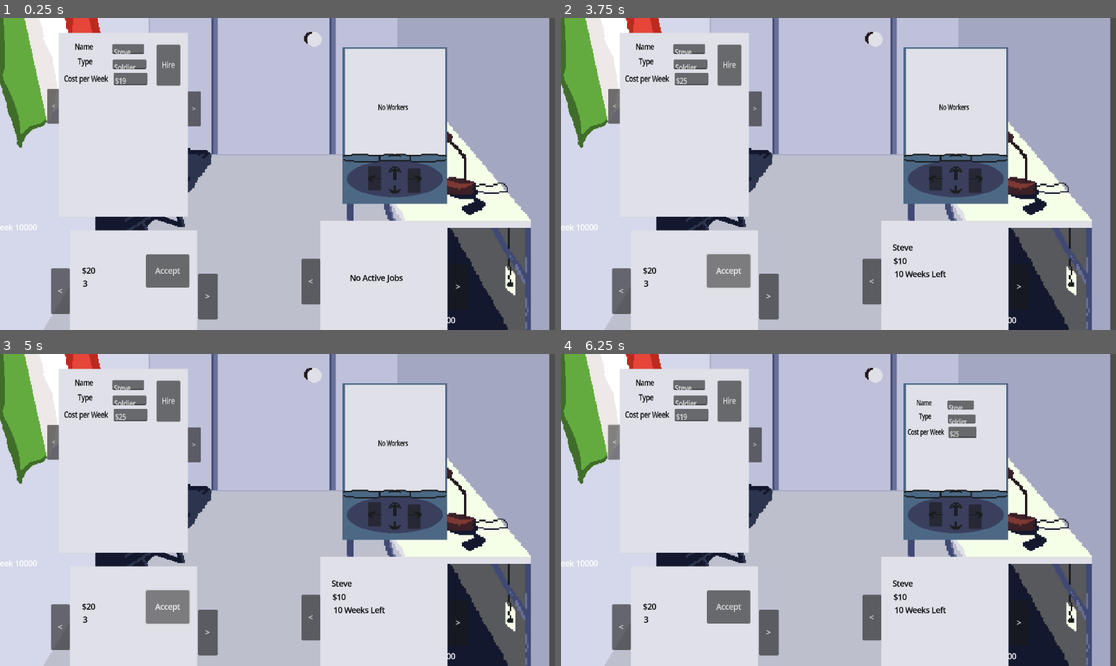
Above: before the commit, frames 1-4 (two rows, left to right).
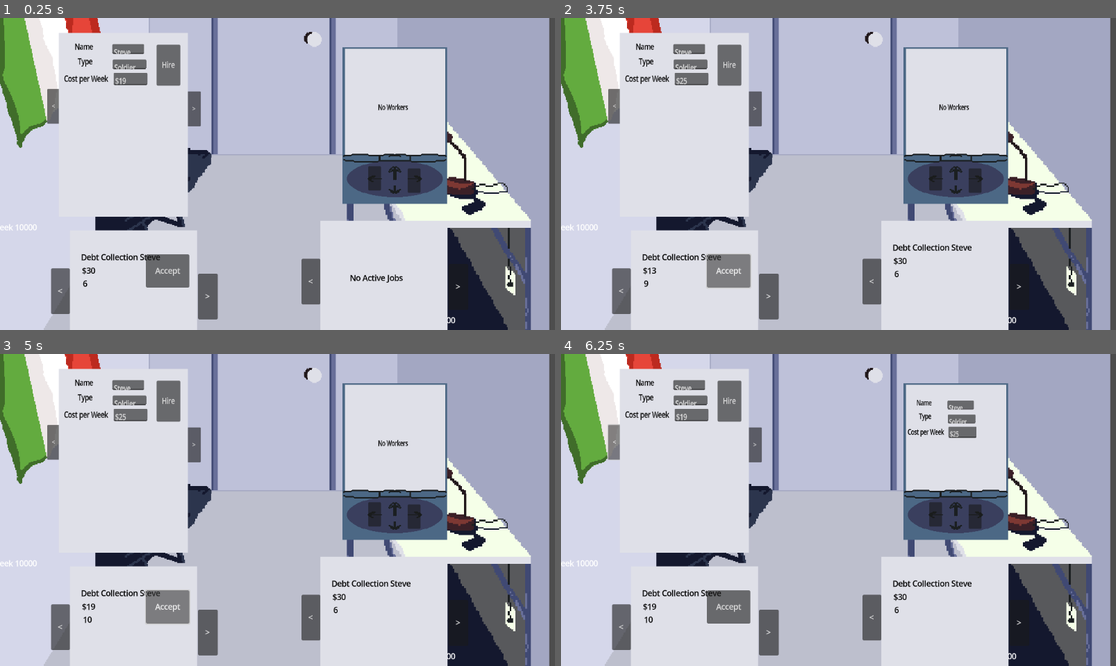
Above: after the commit, the same moments.

Repository: deruitda/ludum-dare-58
Game: Godot game, scene res://main.tscn
Two runs of this game, one before a commit and one after it. Both use one fixed random seed, a clock stepped at 60 frames per second and the inputs below.
Inputs (mouse positions are in pixels of both pictures, inside the frame that each line leads up to):
- Up to frame 1 (0.25 s): no input
- Up to frame 2 (3.75 s): click "<" at 0.5 s; click ">" at 1.25 s; click (932, 177) at 2 s; click (977, 180) at 2.75 s; click "Accept" at 3.5 s
- Up to frame 3 (5 s): click "Accept" at 4.25 s
- Up to frame 4 (6.25 s): click "Hire" at 5 s; click "<" at 5.75 s

The runs differ from the first frame. In frame 1, 0.2% of the frame differs, in the area x 14-29%, y 75-87%; in frame 2, 0.5%; in frame 3, 0.5%; in frame 4, 0.5%, in the area x 14-75%, y 72-87%.
Error in both runs: Out of bounds get index '-1' (on base: 'Array[Worker]') (res://desk/phone.gd:44)

Commit message:
some random ish

Diff:
--- a/desk/active_income_stream_binder.gd
+++ b/desk/active_income_stream_binder.gd
@@ -4,6 +4,7 @@
 @export var no_jobs_available_control: Control
 @export var jobs_available_control: Control
 @onready var active_income_streams_manager: ActiveIncomeStreamsManager
+@export var income_stream_view: IncomeStreamView
 
 func set_active_income_stream_manager(stream_manager: ActiveIncomeStreamsManager) -> void:
 	active_income_streams_manager = stream_manager
@@ -13,6 +14,7 @@
 
 func _on_income_stream_added(income_stream: IncomeStream) -> void:
 	set_items()
+	set_income_stream_view()
 
 func set_items() -> void:
 	var income_streams = active_income_streams_manager.get_income_streams()
@@ -23,3 +25,17 @@
 	else:
 		no_jobs_available_control.visible = false
 		jobs_available_control.visible = true
+
+func set_income_stream_view() -> void:
+	var has_items = paginator.has_items()
+	if paginator.has_items():
+		income_stream_view.set_income_stream(paginator.get_current_item() as IncomeStream)
+
+
+func _on_left_pressed() -> void:
+	paginator.paginate_left()
+	set_income_stream_view()
+
+func _on_right_pressed() -> void:
+	paginator.paginate_left()
+	set_income_stream_view()
--- a/desk/active_income_stream_binder.tscn
+++ b/desk/active_income_stream_binder.tscn
@@ -6,11 +6,12 @@
 [ext_resource type="LabelSettings" uid="uid://djkpwc0lasqli" path="res://desk/Resumes/resume_label.tres" id="4_ggwav"]
 [ext_resource type="PackedScene" uid="uid://euex01opw2ii" path="res://ui/income_stream_view.tscn" id="5_sf5e3"]
 
-[node name="ActiveIncomeStreamBinder" type="Node2D" node_paths=PackedStringArray("paginator", "no_jobs_available_control", "jobs_available_control")]
+[node name="ActiveIncomeStreamBinder" type="Node2D" node_paths=PackedStringArray("paginator", "no_jobs_available_control", "jobs_available_control", "income_stream_view")]
 script = ExtResource("1_2j2su")
 paginator = NodePath("Paginator")
 no_jobs_available_control = NodePath("NoPotentialJobsControl")
 jobs_available_control = NodePath("JobsAvailableControl")
+income_stream_view = NodePath("JobsAvailableControl/IncomeStreamView")
 
 [node name="Paper" parent="." instance=ExtResource("2_y8lr7")]
 
@@ -58,3 +59,6 @@
 
 [node name="IncomeStreamView" parent="JobsAvailableControl" instance=ExtResource("5_sf5e3")]
 position = Vector2(-43, -15)
+
+[connection signal="button_up" from="Left" to="." method="_on_left_pressed"]
+[connection signal="button_up" from="Right" to="." method="_on_right_pressed"]
--- a/desk/potential_income_stream_binder.gd
+++ b/desk/potential_income_stream_binder.gd
@@ -6,7 +6,6 @@
 @export var income_stream_view: IncomeStreamView
 
 @onready var potential_income_stream_manager: PotentialIncomeStreamsManager
-
 
 func set_potential_income_stream_manager(stream_manager: PotentialIncomeStreamsManager) -> void:
 	potential_income_stream_manager = stream_manager
@@ -19,6 +18,15 @@
 
 func _on_income_stream_accepted(income_stream: IncomeStream) -> void:
 	set_items()
+
+
+func _on_left_pressed() -> void:
+	paginator.paginate_left()
+	set_income_stream_view()
+
+func _on_right_pressed() -> void:
+	paginator.paginate_left()
+	set_income_stream_view()
 
 func set_items() -> void:
 	var potential_income_streams = potential_income_stream_manager.get_potential_income_streams()
--- a/desk/potential_income_stream_binder.tscn
+++ b/desk/potential_income_stream_binder.tscn
@@ -68,4 +68,6 @@
 offset_bottom = 68.0
 text = "Accept"
 
+[connection signal="button_up" from="Left" to="." method="_on_left_pressed"]
+[connection signal="button_up" from="Right" to="." method="_on_right_pressed"]
 [connection signal="button_up" from="JobsAvailableControl/AcceptIncomeStreamButton" to="." method="_on_accept_income_stream_button_button_up"]
--- a/entities/IncomeStreams/IncomeStreamType/debt_collection.tres
+++ b/entities/IncomeStreams/IncomeStreamType/debt_collection.tres
@@ -1,11 +1,34 @@
-[gd_resource type="Resource" script_class="IncomeStreamTypeResource" load_steps=4 format=3 uid="uid://c2344ekwvlk2t"]
+[gd_resource type="Resource" script_class="IncomeStreamTypeResource" load_steps=9 format=3 uid="uid://c2344ekwvlk2t"]
 
 [ext_resource type="Script" uid="uid://cifg2poebppj" path="res://entities/Worker/worker_type_resource.gd" id="1_of657"]
 [ext_resource type="Script" uid="uid://dtm2kuspofwj3" path="res://entities/IncomeStreams/income_stream_type_resource.gd" id="1_s7aht"]
 [ext_resource type="Resource" uid="uid://d1vf41qhlc86o" path="res://entities/Worker/WorkerType/soldier.tres" id="2_0kq84"]
+[ext_resource type="Script" uid="uid://cka4w8iop4hux" path="res://utilities/range_resource.gd" id="3_0kq84"]
+[ext_resource type="Script" uid="uid://3vlxcis7548q" path="res://utilities/float_range_resource.gd" id="4_ilewg"]
+
+[sub_resource type="Resource" id="Resource_ilewg"]
+script = ExtResource("3_0kq84")
+min_value = 50
+max_value = 200
+metadata/_custom_type_script = "uid://cka4w8iop4hux"
+
+[sub_resource type="Resource" id="Resource_olfx7"]
+script = ExtResource("3_0kq84")
+min_value = 6
+max_value = 12
+metadata/_custom_type_script = "uid://cka4w8iop4hux"
+
+[sub_resource type="Resource" id="Resource_dhnjb"]
+script = ExtResource("4_ilewg")
+min_value = 1.1
+max_value = 1.3
+metadata/_custom_type_script = "uid://3vlxcis7548q"
 
 [resource]
 script = ExtResource("1_s7aht")
 type = "Debt Collection"
+cost = SubResource("Resource_ilewg")
+duration_in_week = SubResource("Resource_olfx7")
+return_percentage = SubResource("Resource_dhnjb")
 accepted_worker_types = Array[ExtResource("1_of657")]([ExtResource("2_0kq84")])
 metadata/_custom_type_script = "uid://dtm2kuspofwj3"
--- a/entities/IncomeStreams/income_stream_type_resource.gd
+++ b/entities/IncomeStreams/income_stream_type_resource.gd
@@ -3,18 +3,27 @@
 
 @export var type: String
 
-@export var income_stream_name: String = ""
-@export var cost = 50
+@export var cost: RangeResource
+@export var duration_in_week: RangeResource
+@export var return_percentage: FloatRangeResource
 @export var capacity: int = 1
-@export var duration_in_weeks: int = 3
 @export var description: String = ""
 @export var accepted_worker_types: Array[WorkerTypeResource] = []
 
 func create_income_stream_node() -> IncomeStream:
+	var name_generator = NameGenerator.new()
+	var random_name = name_generator.generate_name()
+	name_generator.queue_free()
 	var income_stream = IncomeStream.new()
 	income_stream.type = self
 
-	income_stream.cost = cost
-	income_stream.duration_in_weeks = duration_in_weeks
+	income_stream.cost = cost.get_random_value()
+	income_stream.duration_in_weeks = duration_in_week.get_random_value()
+
+	var expected_return_percentage = return_percentage.get_random_value()
+	var expected_income = income_stream.cost * expected_return_percentage
+
+	income_stream.income_per_week = ceil(expected_income / income_stream.duration_in_weeks)
+	income_stream.income_stream_name = type + " " + random_name
 
 	return income_stream
--- a/managers/candidate_manager.gd
+++ b/managers/candidate_manager.gd
@@ -1,61 +1,24 @@
 extends Node
 class_name CandidateManager
+
+@export var name_generator: NameGenerator
 
 signal worker_generated(worker: Worker)
 signal worker_hired(worker: Worker)
 
-var worker_first_names = [
-	"Luca",
-	"Fioremante",
-	"Aria",
-	"Enzo",
-	"Emiliano",
-	"Giovanni",
-	"Matteo",
-	"Nico",
-	"Armani",
-	"Romeo",
-	"Santino",
-	"Marco",
-	"Gianni",
-	"Mario",
-	"Valentino",
-	"Rocco",
-	"Lorenzo",
-	"Dario",
-	"Ernesto",
-	"Alessio",
-	"Renzo",
-	"Federico",
-	"Amadeo",
-	"Tullio",
-	"Michelangelo",
-	"Dino",
-	"Fabrizio",
-    "Gaetano"
-]
-var worker_nicknames = [
-
-]
-var worker_lastnames = [
-
-]
 func _ready() -> void:
 	pass
 	#CandidateManagerSignalBus.hire_worker_button_pressed.connect()
 
 func generate_worker() -> void:
 	var new_worker = Worker.new()
-	new_worker.worker_name = generate_name()
+	new_worker.worker_name = name_generator.generate_name()
 	new_worker.cost_per_week = randi() % 20 + 10 # between 10 and 30
 	new_worker.worker_type = preload("res://entities/Worker/WorkerType/soldier.tres")
 	add_child(new_worker)
 	worker_generated.emit(new_worker)
 
-func generate_name() -> String:
-	#var worker_name = worker_first_names[randi() % worker_first_names.size()] + worker_nicknames[randi() % worker_nicknames.size()] + worker_last_names[randi() % worker_last_names.size()]
 
-	return "Steve"
 
 func get_hierable_workers() -> Array[Worker]:
 	var return_array: Array[Worker]
--- a/managers/candidate_manager.tscn
+++ b/managers/candidate_manager.tscn
@@ -1,6 +1,12 @@
-[gd_scene load_steps=2 format=3 uid="uid://7djoso36p0b4"]
+[gd_scene load_steps=3 format=3 uid="uid://7djoso36p0b4"]
 
 [ext_resource type="Script" uid="uid://tuduxmet07xr" path="res://managers/candidate_manager.gd" id="1_m7bhm"]
+[ext_resource type="Script" uid="uid://btyuie20qu0fh" path="res://utilities/name_generator.gd" id="2_7wlxw"]
 
-[node name="CandidateManager" type="Node"]
+[node name="CandidateManager" type="Node" node_paths=PackedStringArray("name_generator")]
 script = ExtResource("1_m7bhm")
+name_generator = NodePath("NameGenerator")
+
+[node name="NameGenerator" type="Node" parent="."]
+script = ExtResource("2_7wlxw")
+metadata/_custom_type_script = "uid://btyuie20qu0fh"
--- /dev/null
+++ b/utilities/float_range_resource.gd
@@ -0,0 +1,8 @@
+extends Resource
+class_name FloatRangeResource
+
+@export var min_value: float
+@export var max_value: float
+
+func get_random_value() -> float:
+	return randf_range(min_value, max_value)
--- /dev/null
+++ b/utilities/float_range_resource.tres
@@ -0,0 +1,13 @@
+[gd_resource type="Resource" load_steps=2 format=3 uid="uid://dtcqtkcturfdx"]
+
+[sub_resource type="GDScript" id="GDScript_h2bpk"]
+script/source = "extends Resource
+class_name RangeResource
+
+@export var min_value: int
+@export var max_value: int
+"
+
+[resource]
+script = SubResource("GDScript_h2bpk")
+metadata/_custom_type_script = "uid://cka4w8iop4hux"
--- /dev/null
+++ b/utilities/name_generator.gd
@@ -0,0 +1,44 @@
+extends Node
+class_name NameGenerator
+
+var worker_first_names = [
+	"Luca",
+	"Fioremante",
+	"Aria",
+	"Enzo",
+	"Emiliano",
+	"Giovanni",
+	"Matteo",
+	"Nico",
+	"Armani",
+	"Romeo",
+	"Santino",
+	"Marco",
+	"Gianni",
+	"Mario",
+	"Valentino",
+	"Rocco",
+	"Lorenzo",
+	"Dario",
+	"Ernesto",
+	"Alessio",
+	"Renzo",
+	"Federico",
+	"Amadeo",
+	"Tullio",
+	"Michelangelo",
+	"Dino",
+	"Fabrizio",
+    "Gaetano"
+]
+var worker_nicknames = [
+
+]
+var worker_lastnames = [
+
+]
+
+func generate_name() -> String:
+	#var worker_name = worker_first_names[randi() % worker_first_names.size()] + worker_nicknames[randi() % worker_nicknames.size()] + worker_last_names[randi() % worker_last_names.size()]
+
+	return "Steve"
--- /dev/null
+++ b/utilities/name_generator.tscn
@@ -0,0 +1,3 @@
+[gd_scene format=3 uid="uid://cnwa8w1nym0d6"]
+
+[node name="NameGenerator" type="Node2D"]
--- /dev/null
+++ b/utilities/range_resource.gd
@@ -0,0 +1,8 @@
+extends Resource
+class_name RangeResource
+
+@export var min_value: int
+@export var max_value: int
+
+func get_random_value() -> int:
+	return (randi() % (max_value - min_value)) + min_value
--- /dev/null
+++ b/utilities/range_resource.tres
@@ -0,0 +1,6 @@
+[gd_resource type="Resource" load_steps=2 format=3 uid="uid://ds52p3c47sxy5"]
+
+[ext_resource type="Script" uid="uid://cka4w8iop4hux" path="res://utilities/range_resource.gd" id="1_7rjfj"]
+
+[resource]
+script = ExtResource("1_7rjfj")
Not shown, added: utilities/float_range_resource.gd.uid
Not shown, added: utilities/name_generator.gd.uid
Not shown, added: utilities/range_resource.gd.uid
